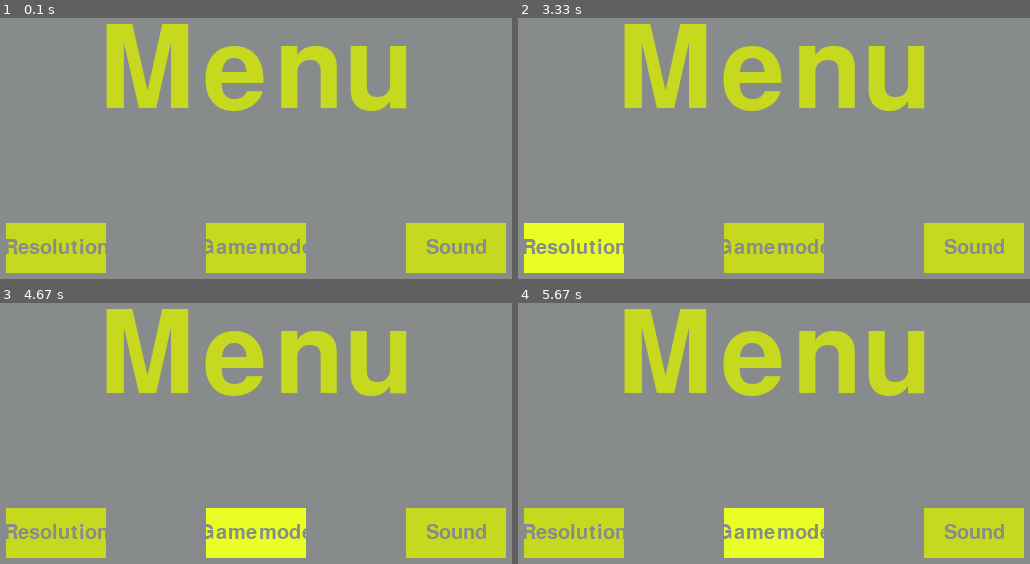
Above: before the commit, frames 1-4 (two rows, left to right).
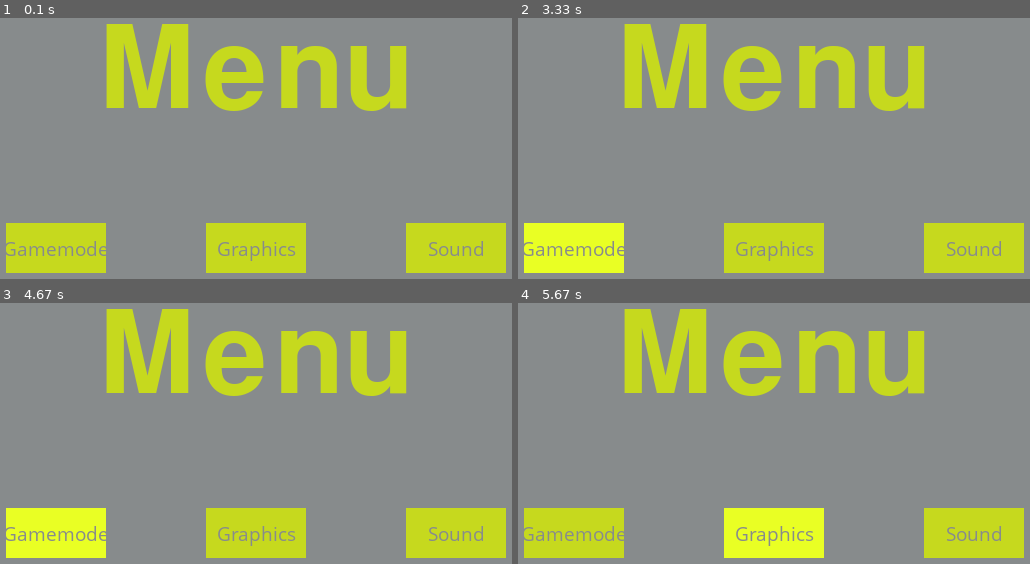
Above: after the commit, the same moments.

Repository: jamesrmuir/Creme_eggs
Game: pygame game, started from Launcher.py
Two runs of this game, one before a commit and one after it. Both use one fixed random seed, a clock stepped at 60 frames per second and the inputs below.
Inputs (mouse positions are in pixels of both pictures, inside the frame that each line leads up to):
- Up to frame 1 (0.1 s): no input
- Up to frame 2 (3.33 s): press the mouse at (574, 247) at 0.37 s; move the mouse to (686, 250) at 0.47 s; release the mouse at (794, 250) at 0.6 s; click (855, 117) at 0.77 s; click (804, 268) at 2.1 s; click (outside the picture) at 2.43 s; click (599, 265) at 3.27 s
- Up to frame 3 (4.67 s): click (outside the picture) at 3.6 s; click "Gamemode" at 4.43 s
- Up to frame 4 (5.67 s): click (722, 303) at 4.77 s; click (774, 532) at 5.6 s, where only the run after the commit has a clickable "Graphics"

The runs differ from the first frame. In frame 1, 1.8% of the frame differs, in the area x 1-95%, y 84-94%; in frame 2, 1.8%; in frame 3, 7.8%, in the area x 1-95%, y 78-98%; in frame 4, 1.8%.

Commit message:
Made buttons work

Diff:
--- a/Launcher.py
+++ b/Launcher.py
@@ -49,8 +49,8 @@
     else:
         pygame.draw.rect(gameDisplay, ic,(x,y,w,h))
 
-    #smallText = pygame.font.SysFont("comicsansms",20)
-    textSurf, textRect = text_objects(msg, smallText)
+    smallText = pygame.font.SysFont("comicsansms",20)
+    textSurf, textRect = textObjectsGrey(msg, smallText)
     textRect.center = ( (x+(w/2)), (y+(h/2)) )
     gameDisplay.blit(textSurf, textRect)
 
@@ -82,44 +82,21 @@
         #Gets mouse position
         mouse = pygame.mouse.get_pos()
 
-        #print(mouse)
-
         #Button One
-        if 150+100 > mouse[0] > 150 and 450+50 > mouse[1] > 450:
-            pygame.draw.rect(gameDisplay, brightYellow,(150,450,100,50))
-        else:
-            pygame.draw.rect(gameDisplay, yellow,(150,450,100,50))
-
-        #Button One Text
-        textSurf, textRect = textObjectsGrey("Resolution", smallText)
-        textRect.center = ( (150+(100/2)), (450+(50/2)) )
-        gameDisplay.blit(textSurf, textRect)
+        button("Gamemode",150,450,100,50,yellow,brightYellow,testFunction)
 
         #Button Two
-        if 350+100 > mouse[0] > 350 and 450+50 > mouse[1] > 450:
-            pygame.draw.rect(gameDisplay, brightYellow,(350,450,100,50)) #surface colour (left, top, width, height)
-        else:
-            pygame.draw.rect(gameDisplay, yellow,(350,450,100,50))
-
-        #Button Two Text
-        textSurf, textRect = textObjectsGrey("Gamemode", smallText)
-        textRect.center = ( (350+(100/2)), (450+(50/2)) )
-        gameDisplay.blit(textSurf, textRect)
+        button("Graphics",350,450,100,50,yellow,brightYellow,testFunction)
 
         #Button Three
-        if 550+100 > mouse[0] > 550 and 450+50 > mouse[1] > 450:
-            pygame.draw.rect(gameDisplay, brightYellow,(550,450,100,50))
-        else:
-            pygame.draw.rect(gameDisplay, yellow,(550,450,100,50))
-
-        #Button Three Text
-        textSurf, textRect = textObjectsGrey("Sound", smallText)
-        textRect.center = ( (550+(100/2)), (450+(50/2)) )
-        gameDisplay.blit(textSurf, textRect)
+        button("Sound",550,450,100,50,yellow,brightYellow,testFunction)
 
         #Update display
         pygame.display.update()
         clock.tick(15)
+
+def testFunction():
+    print("Test")
 
 #Program=======================================================================#
 #Initalise pygame
